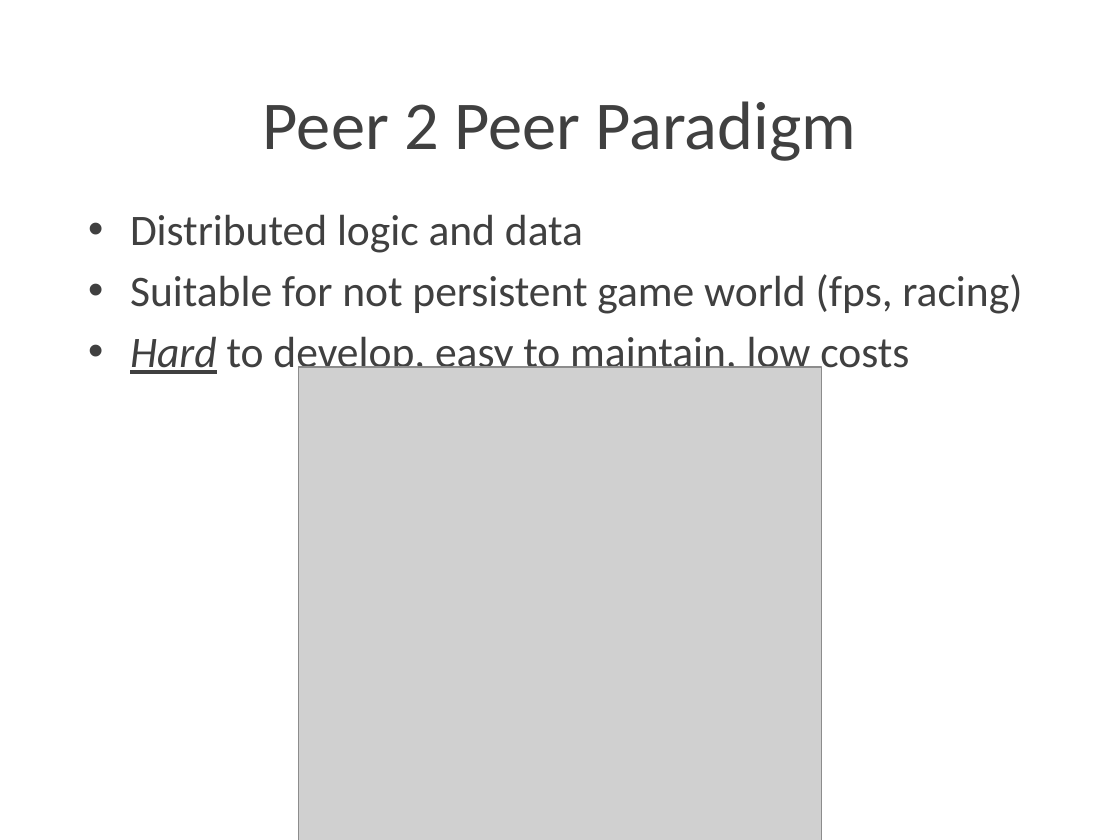
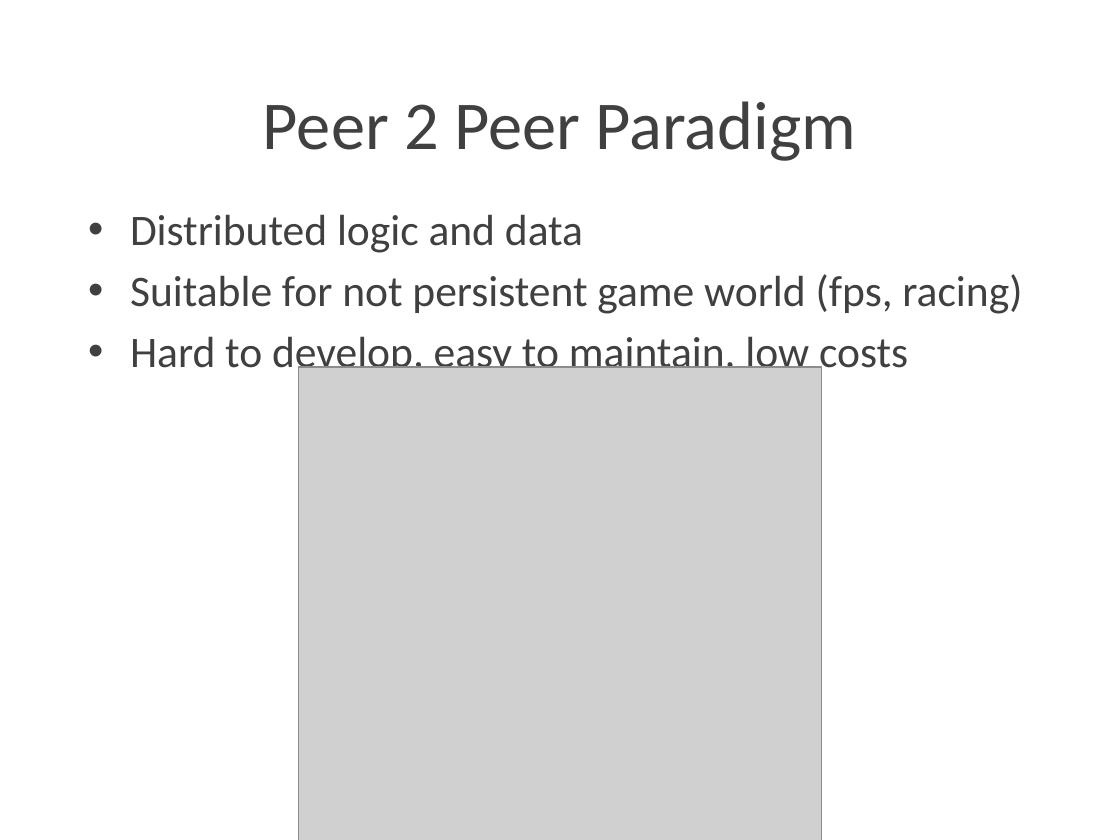
Before and after one commit to Lotti/codemotion2015, a slide deck: slide 10 of slides/slides.pptx. Drawn at 1120x840 pixels with LibreOffice and Linux fonts; fonts in the diff are those of the drawing; grey boxes stand for pictures; background and template pictures are left out. Boxes give left, top, right and bottom in pixels: in the first picture for what was removed or moved away, otherwise in the second. Text is boxed around its words. In the diff, an @@ line names an element or a change of style, - is before the commit and + after.

Commit message:
slides development

```diff
--- a/slides/slides.pptx
+++ b/slides/slides.pptx
@@ text at <box>130,336,908,378</box>: italic off, underline off in "Hard" @@
```
Also in this commit, not shown: 3 other slides changed, 1 slide added.
